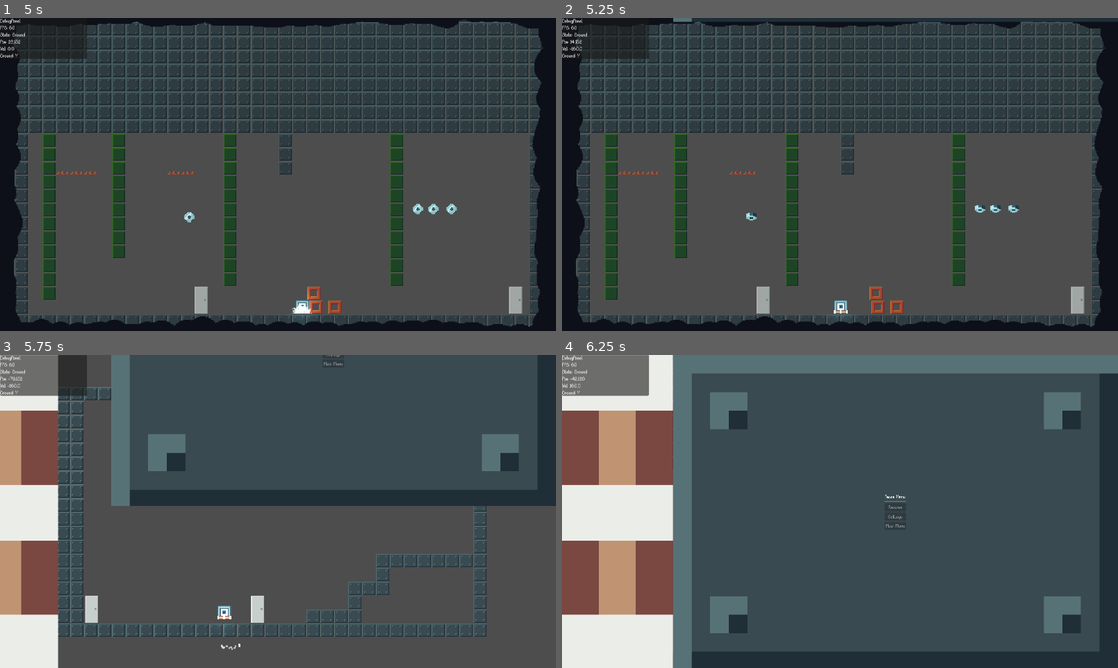
Above: before the commit, frames 1-4 (two rows, left to right).
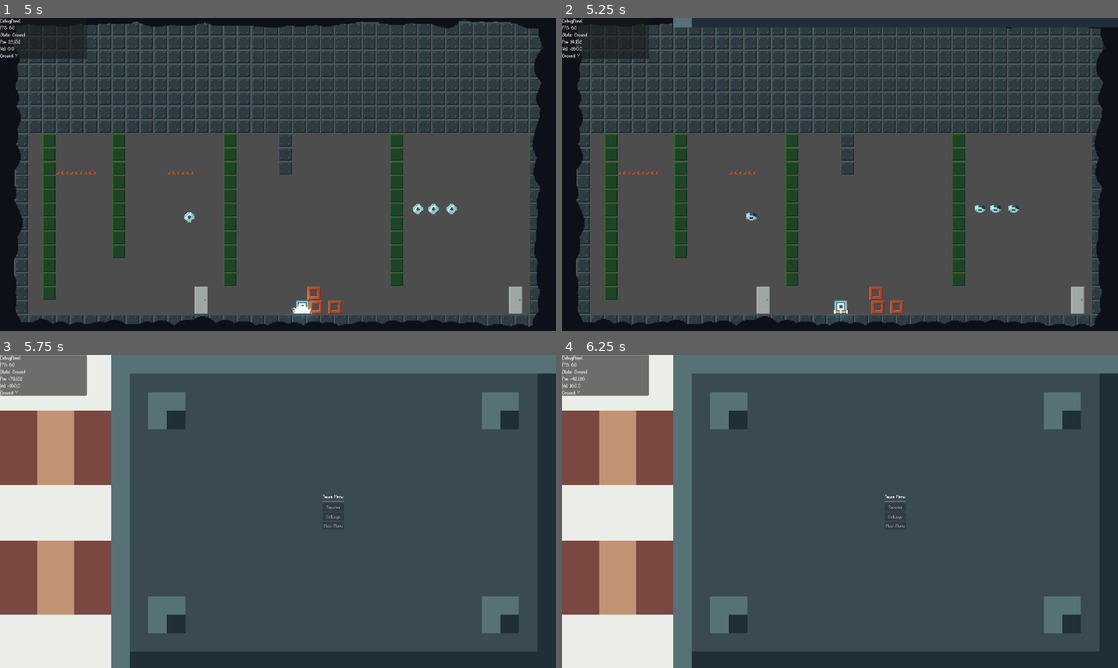
Above: after the commit, the same moments.

Repository: LeZellus/pistonprecision
Game: Godot game, scene res://scenes/worlds/MainScene.tscn
Two runs of this game, one before a commit and one after it. Both use one fixed random seed, a clock stepped at 60 frames per second and the inputs below.
Inputs:
- Up to frame 1 (5 s): click "Play" at 0.5 s; tap Enter at 1.25 s; hold D (move_right) 1.28-2.78 s; tap Space (jump) at 1.52, 2.27, 3.77, 4.52 s; hold A (move_left) 2.78-3.53 s; hold D (move_right) from 3.53 s (still down); tap Escape (ui_cancel) at 4.9 s
- Up to frame 2 (5.25 s): release D (move_right) at 5.03 s; hold A (move_left) from 5.03 s (still down)
- Up to frame 3 (5.75 s): keep holding A (move_left); tap Space (jump) at 5.27 s
- Up to frame 4 (6.25 s): release A (move_left) at 5.78 s; hold D (move_right) from 5.78 s (still down)

Frame 1 is identical in both runs. In frame 2, 0.8% of the frame differs, in the area x 20-100%, y 1-4%; in frame 3, 35%, in the area x 0-100%, y 0-100%; in frame 4, 0.2%.

Commit message:
improve pause menu

Diff:
--- a/scripts/core/game/GameLevel.gd
+++ b/scripts/core/game/GameLevel.gd
@@ -1,4 +1,4 @@
-# scripts/GameLevel.gd
+# scripts/core/game/GameLevel.gd - VERSION COMPLÈTE SANS RÉCURSION
 extends Node2D
 
 @export var starting_world: WorldData
@@ -22,11 +22,11 @@
 		settings_menu.back_requested.connect(_show_main_menu)
 
 	if pause_menu:
-		pause_menu.resume_requested.connect(_resume_game)
+		# 🔧 CONNEXION UNIQUE - pas de récursion
+		pause_menu.resume_requested.connect(_on_pause_resume_requested)
 		pause_menu.settings_requested.connect(_show_settings_from_pause)
 		pause_menu.menu_requested.connect(_return_to_main_menu)
 
-	# Commencer par le menu principal
 	_show_main_menu()
 
 func _input(event):
@@ -39,6 +39,85 @@
 		   (settings_menu and settings_menu.visible) or \
 		   (pause_menu and pause_menu.visible)
 
+# === GESTION PAUSE SANS RÉCURSION ===
+func _pause_game():
+	if not game_started:
+		return
+
+	if pause_menu:
+		pause_menu.show_pause()
+		if menu_layer:
+			menu_layer.visible = true
+
+func _on_pause_resume_requested():
+	"""Appelé UNE SEULE FOIS par le signal du PauseMenu"""
+	print("🔄 GameLevel: Resume demandé par PauseMenu")
+
+	# Cacher le menu layer si aucun autre menu visible
+	if not _any_menu_visible():
+		if menu_layer:
+			menu_layer.visible = false
+
+	# Le PauseMenu a déjà géré get_tree().paused = false
+
+func _show_settings_from_pause():
+	if pause_menu:
+		pause_menu.visible = false
+	if settings_menu:
+		settings_menu.visible = true
+
+func _return_to_main_menu():
+	if pause_menu:
+		pause_menu.hide_pause()  # Sans signal
+	return_to_menu()
+
+# === DÉMARRAGE DU JEU ===
+func _start_game():
+	"""Démarre le jeu avec gestion des checkpoints"""
+	print("Démarrage du jeu...")
+	game_started = true
+
+	_hide_all_menus()
+
+	var game_manager = get_node_or_null("/root/GameManager")
+	if game_manager and game_manager.has_method("change_state"):
+		if "GameState" in game_manager:
+			game_manager.change_state(game_manager.GameState.PLAYING)
+
+	if not starting_world:
+		push_error("Aucun monde de départ défini!")
+		return
+
+	# Vérifier s'il y a un checkpoint sauvegardé
+	if game_manager and game_manager.has_checkpoint():
+		var saved_room = game_manager.get_last_room_id()
+		var saved_door = game_manager.get_last_door_id()
+
+		print("GameLevel: Checkpoint trouvé! Spawn sur door '%s' dans room '%s'" % [saved_door, saved_room])
+		await _start_at_checkpoint(saved_room, saved_door)
+	else:
+		print("GameLevel: Pas de checkpoint, spawn au starting_room '%s'" % starting_room)
+		await _start_at_beginning()
+
+	print("=== Jeu initialisé et prêt ===")
+
+func _start_at_checkpoint(room_id: String, door_id: String):
+	"""Démarre le jeu au checkpoint sauvegardé"""
+	await SceneManager.load_world_with_player(starting_world, room_id)
+
+	# Attendre que le joueur soit créé et la room chargée
+	await get_tree().process_frame
+
+	# Spawner sur la door spécifique
+	var scene_manager = get_node_or_null("/root/SceneManager")
+	if scene_manager:
+		await scene_manager._spawn_at_door(door_id)
+
+func _start_at_beginning():
+	"""Démarre le jeu normalement (nouveau jeu)"""
+	await SceneManager.load_world_with_player(starting_world, starting_room)
+
+# === GESTION DES MENUS ===
 func _show_main_menu():
 	game_started = false
 	if menu_layer:
@@ -61,51 +140,6 @@
 	if settings_menu:
 		settings_menu.visible = true
 
-func _start_game():
-	"""CORRECTION: Utilise le checkpoint sauvegardé au démarrage"""
-	print("Démarrage du jeu...")
-	game_started = true
-
-	_hide_all_menus()
-
-	var game_manager = get_node_or_null("/root/GameManager")
-	if game_manager and game_manager.has_method("change_state"):
-		if "GameState" in game_manager:
-			game_manager.change_state(game_manager.GameState.PLAYING)
-
-	if not starting_world:
-		push_error("Aucun monde de départ défini!")
-		return
-
-	# NOUVEAU: Vérifier s'il y a un checkpoint sauvegardé
-	if game_manager and game_manager.has_checkpoint():
-		var saved_room = game_manager.get_last_room_id()
-		var saved_door = game_manager.get_last_door_id()
-
-		print("GameLevel: Checkpoint trouvé! Spawn sur door '%s' dans room '%s'" % [saved_door, saved_room])
-		await _start_at_checkpoint(saved_room, saved_door)
-	else:
-		print("GameLevel: Pas de checkpoint, spawn au starting_room '%s'" % starting_room)
-		await _start_at_beginning()
-
-	print("=== Jeu initialisé et prêt ===")
-
-func _start_at_checkpoint(room_id: String, door_id: String):
-	"""NOUVEAU: Démarre le jeu au checkpoint sauvegardé"""
-	await SceneManager.load_world_with_player(starting_world, room_id)
-
-	# Attendre que le joueur soit créé et la room chargée
-	await get_tree().process_frame
-
-	# Spawner sur la door spécifique
-	var scene_manager = get_node_or_null("/root/SceneManager")
-	if scene_manager:
-		await scene_manager._spawn_at_door(door_id)
-
-func _start_at_beginning():
-	"""Démarre le jeu normalement (nouveau jeu)"""
-	await SceneManager.load_world_with_player(starting_world, starting_room)
-
 func _hide_all_menus():
 	if menu_layer:
 		menu_layer.visible = false
@@ -116,39 +150,10 @@
 	if pause_menu:
 		pause_menu.visible = false
 
-# === GESTION DE LA PAUSE ===
-func _pause_game():
-	if not game_started:
-		return
-
-	if pause_menu:
-		pause_menu.show_pause()
-		if menu_layer:
-			menu_layer.visible = true
-
-func _resume_game():
-	if pause_menu:
-		pause_menu.hide_pause()
-	if not _any_menu_visible():
-		if menu_layer:
-			menu_layer.visible = false
-
-func _show_settings_from_pause():
-	if pause_menu:
-		pause_menu.visible = false
-	if settings_menu:
-		settings_menu.visible = true
-
-func _return_to_main_menu():
-	if pause_menu:
-		pause_menu.hide_pause()
-	return_to_menu()
-
 func return_to_menu():
 	print("Retour au menu...")
 	game_started = false
 
-	# Nettoyer le SceneManager (qui détruira aussi le joueur)
 	SceneManager.cleanup_world()
 
 	var game_manager = get_node_or_null("/root/GameManager")
--- a/scripts/ui/menus/PauseMenu.gd
+++ b/scripts/ui/menus/PauseMenu.gd
@@ -1,57 +1,61 @@
-# scripts/ui/menus/PauseMenu.gd - VERSION AVEC RÉFÉRENCES DIRECTES
+# scripts/ui/menus/PauseMenu.gd - VERSION CORRIGÉE
 extends Control
 
 signal resume_requested
 signal settings_requested
 signal menu_requested
 
-@onready var resume_button: Button = %ResumeButton
-@onready var settings_button: Button = %SettingsButton
-@onready var menu_button: Button = %MenuButton
+# === RÉFÉRENCES UI DIRECTES ===
+@onready var resume_button: Button = $CanvasLayer/RockSprite/CenterContainer/VBoxContainer/ResumeButton
+@onready var settings_button: Button = $CanvasLayer/RockSprite/CenterContainer/VBoxContainer/SettingsButton
+@onready var menu_button: Button = $CanvasLayer/RockSprite/CenterContainer/VBoxContainer/MenuButton
 
-# === RÉFÉRENCE DIRECTE À LA TRANSITION (plus d'autoload!) ===
-@onready var transition_manager: Node = $CanvasLayer  # Ou le nom que tu as donné à ton instance
+# === TRANSITION MANAGER ===
+@onready var transition_manager: Node = $CanvasLayer
 
 var is_transitioning: bool = false
 
 func _ready():
-	# Connecter les boutons
-	resume_button.pressed.connect(_on_resume_pressed)
-	settings_button.pressed.connect(_on_settings_pressed)
-	menu_button.pressed.connect(_on_menu_pressed)
+	# IMPORTANT: Permettre le traitement pendant la pause
+	process_mode = Node.PROCESS_MODE_ALWAYS
 
-	# Connecter les signaux de transition directement
+	# Connecter les boutons avec vérification
+	if resume_button: resume_button.pressed.connect(_on_resume_pressed)
+	if settings_button: settings_button.pressed.connect(_on_settings_pressed)
+	if menu_button: menu_button.pressed.connect(_on_menu_pressed)
+
+	# Connecter les signaux de transition
 	if transition_manager:
 		transition_manager.pause_animation_complete.connect(_on_pause_transition_complete)
 		transition_manager.resume_animation_complete.connect(_on_resume_transition_complete)
 
+	# Commencer caché
+	visible = false
+
 func _input(event):
-	# Échap pour fermer la pause SEULEMENT si pas en transition
+	# Échap pour fermer SEULEMENT si visible et pas en transition
 	if event.is_action_pressed("ui_cancel") and visible and not is_transitioning:
 		_on_resume_pressed()
 
 func _on_resume_pressed():
 	if is_transitioning:
 		return
-
 	print("Reprendre le jeu avec transition")
 	_start_resume_transition()
 
 func _on_settings_pressed():
 	if is_transitioning:
 		return
-
 	print("Paramètres depuis la pause")
 	settings_requested.emit()
 
 func _on_menu_pressed():
 	if is_transitioning:
 		return
-
 	print("Retour au menu principal")
 	menu_requested.emit()
 
-# === MÉTHODES AVEC TRANSITION (références directes) ===
+# === MÉTHODES PUBLIQUES ===
 func show_pause():
 	"""Affiche le menu pause avec transition"""
 	if is_transitioning:
@@ -60,15 +64,20 @@
 	visible = true
 	_disable_buttons()
 
-	# Démarrer la transition via référence directe
 	if transition_manager:
 		is_transitioning = true
 		transition_manager.start_pause_transition()
 	else:
 		_complete_pause_show()
 
+func hide_pause():
+	"""Cache le menu pause"""
+	visible = false
+	get_tree().paused = false
+	resume_requested.emit()
+
+# === TRANSITIONS ===
 func _start_resume_transition():
-	"""Démarre l'animation de reprise"""
 	if not transition_manager:
 		hide_pause()
 		return
@@ -78,35 +87,27 @@
 	transition_manager.start_resume_transition()
 
 func _on_pause_transition_complete():
-	"""Appelé quand l'animation de pause est terminée"""
 	print("✅ Animation pause terminée - menu actif")
 	is_transitioning = false
 	_complete_pause_show()
 
 func _on_resume_transition_complete():
-	"""Appelé quand l'animation de reprise est terminée"""
 	print("✅ Animation reprise terminée")
 	is_transitioning = false
 	hide_pause()
 
 func _complete_pause_show():
-	"""Termine l'affichage du menu pause"""
+	"""Active les boutons et pause le jeu"""
 	_enable_buttons()
 	get_tree().paused = true
 
-func hide_pause():
-	"""Cache le menu pause"""
-	visible = false
-	get_tree().paused = false
-	resume_requested.emit()
-
-# === GESTION DES BOUTONS ===
+# === UTILITAIRES ===
 func _disable_buttons():
-	resume_button.disabled = true
-	settings_button.disabled = true
-	menu_button.disabled = true
+	if resume_button: resume_button.disabled = true
+	if settings_button: settings_button.disabled = true
+	if menu_button: menu_button.disabled = true
 
 func _enable_buttons():
-	resume_button.disabled = false
-	settings_button.disabled = false
-	menu_button.disabled = false
+	if resume_button: resume_button.disabled = false
+	if settings_button: settings_button.disabled = false
+	if menu_button: menu_button.disabled = false
--- a/scripts/ui/transitions/PauseTransitionManager.gd
+++ b/scripts/ui/transitions/PauseTransitionManager.gd
@@ -1,10 +1,9 @@
-# scripts/ui/transitions/PauseTransitionManager.gd
-extends Node
+# scripts/ui/transitions/PauseTransitionManager.gd - VERSION CORRIGÉE
+extends CanvasLayer
 
-# === RÉFÉRENCES AUX SPRITES ===
-var rock_sprite: Sprite2D
-var piston_sprite: Sprite2D
-var canvas_layer: CanvasLayer
+# === RÉFÉRENCES AUX SPRITES (directes) ===
+@onready var rock_sprite: Sprite2D = $RockSprite
+@onready var piston_sprite: Sprite2D = $PistonSprite
 
 # === ANIMATION STATE ===
 var current_tween: Tween
@@ -15,7 +14,7 @@
 signal pause_animation_complete
 signal resume_animation_complete
 
-# === CONSTANTS (IDENTIQUES À DEATH TRANSITION) ===
+# === CONSTANTS ===
 const SCREEN_WIDTH = 1920
 const SCREEN_HEIGHT = 1080
 const PISTON_HEAD_WIDTH = 384
@@ -24,20 +23,16 @@
 const ROCK_SIZE = Vector2(1536, 1080)
 const PISTON_SIZE = Vector2(1080, 1080)
 
-# === TIMING (IDENTIQUE À DEATH TRANSITION) ===
-const ROCK_FALL_TIME = 1.0
-const PISTON_DELAY = 0.5
-const PISTON_SLIDE_TIME = 1.0
-const CRUSH_DELAY = 0.5
+# === TIMING ===
+const ROCK_FALL_TIME = 0.8
+const PISTON_DELAY = 0.3
+const PISTON_SLIDE_TIME = 0.6
+const CRUSH_DELAY = 0.2
 
 func _ready():
-	# Plus de setup d'autoload, juste références aux sprites
-	_setup_sprite_references()
-	call_deferred("_init_sprites")
-
-func _setup_sprite_references():
-	rock_sprite = $RockSprite
-	piston_sprite = $PistonSprite
+	# IMPORTANT: Process pendant la pause
+	process_mode = Node.PROCESS_MODE_ALWAYS
+	_init_sprites()
 
 func _init_sprites():
 	if not rock_sprite or not piston_sprite:
@@ -45,17 +40,14 @@
 		return
 
 	# POSITIONS INVERSÉES par rapport à death transition
-	# Rocher : tombe à DROITE de l'écran
 	rock_sprite.position = Vector2(SCREEN_WIDTH - (ROCK_SIZE.x / 2), -ROCK_SIZE.y / 2)
 	rock_sprite.visible = false
 
-	# Piston : arrive de la GAUCHE
 	piston_sprite.position = Vector2(-PISTON_TOTAL_WIDTH, SCREEN_HEIGHT / 2)
 	piston_sprite.visible = false
 
-# === ANIMATION PAUSE (COMME DEATH MAIS SANS CRUSH) ===
+# === ANIMATION PAUSE ===
 func start_pause_transition():
-	"""Rocher tombe à droite, piston arrive de gauche - S'ARRÊTE en position"""
 	if is_animating:
 		return
 
@@ -68,31 +60,29 @@
 
 func _setup_sprites_for_pause():
 	rock_sprite.visible = true
-	rock_sprite.position.x = SCREEN_WIDTH - (ROCK_SIZE.x / 2)  # À droite
-	rock_sprite.position.y = -ROCK_SIZE.y / 2  # En haut
+	rock_sprite.position.x = SCREEN_WIDTH - (ROCK_SIZE.x / 2)
+	rock_sprite.position.y = -ROCK_SIZE.y / 2
 
 	piston_sprite.visible = true
-	piston_sprite.position.x = -PISTON_TOTAL_WIDTH  # À gauche hors écran
+	piston_sprite.position.x = -PISTON_TOTAL_WIDTH
 
 func _animate_pause_fall():
-	"""Identique à death transition : rocher tombe, piston arrive"""
 	current_tween = create_tween()
 
-	# PHASE 1: Rocher tombe (identique à death)
+	# Rocher tombe
 	var final_rock_y = SCREEN_HEIGHT / 2
 	current_tween.tween_property(rock_sprite, "position:y", final_rock_y, ROCK_FALL_TIME)\
 		.set_ease(Tween.EASE_IN).set_trans(Tween.TRANS_QUART)
 	current_tween.tween_callback(func(): AudioManager.play_sfx("ui/transition/impact", 0.8))
 
-	# PHASE 2: Piston arrive en parallèle (après délai)
+	# Piston arrive
 	get_tree().create_timer(PISTON_DELAY).timeout.connect(_animate_piston_arrival)
 
-	# FIN: S'arrête ici (pas de crush)
+	# Fin
 	var total_time = ROCK_FALL_TIME + PISTON_SLIDE_TIME + PISTON_DELAY
 	get_tree().create_timer(total_time).timeout.connect(_on_pause_sequence_complete)
 
 func _animate_piston_arrival():
-	"""Piston arrive de gauche et se positionne"""
 	var final_piston_x = _calculate_piston_position_left()
 
 	var piston_tween = create_tween()
@@ -100,7 +90,6 @@
 		.set_ease(Tween.EASE_OUT).set_trans(Tween.TRANS_QUART)
 
 func _calculate_piston_position_left() -> float:
-	"""Position du piston À GAUCHE du rocher (inverse de death)"""
 	var rock_x = SCREEN_WIDTH - (ROCK_SIZE.x / 2)
 	var rock_left_edge = rock_x - (ROCK_SIZE.x / 2)
 	var head_center_x = rock_left_edge - (PISTON_HEAD_WIDTH / 2)
@@ -108,76 +97,63 @@
 	return head_center_x - sprite_center_offset
 
 func _on_pause_sequence_complete():
-	"""Pause établie - éléments en position"""
 	is_animating = false
 	is_paused = true
-	print("✅ Transition pause terminée - éléments en place")
+	print("✅ Transition pause terminée")
 	pause_animation_complete.emit()
 
-# === ANIMATION RESUME (AVEC CRUSH COMME DEATH) ===
+# === ANIMATION RESUME ===
 func start_resume_transition():
-	"""Animation de crush identique à death transition"""
 	if is_animating or not is_paused:
 		return
 
 	print("🎬 Démarrage transition reprise")
 	is_animating = true
 	_cleanup_previous_transition()
-
 	_animate_crush_sequence()
 
 func _animate_crush_sequence():
-	"""IDENTIQUE à death transition : recul -> frappe -> éjection"""
 	var crush_tween = create_tween()
 	var current_piston_x = piston_sprite.position.x
-	var recoil_position = current_piston_x - 100  # Recul vers la gauche
-	var final_exit_piston = -PISTON_SIZE.x  # Sort par la gauche
-	var final_exit_rock = SCREEN_WIDTH + ROCK_SIZE.x  # Sort par la droite
+	var recoil_position = current_piston_x - 100
+	var final_exit_piston = -PISTON_SIZE.x
+	var final_exit_rock = SCREEN_WIDTH + ROCK_SIZE.x
 
-	# PHASE 1: Recul de préparation
-	crush_tween.tween_property(piston_sprite, "position:x", recoil_position, 0.3)\
+	# Recul
+	crush_tween.tween_property(piston_sprite, "position:x", recoil_position, 0.2)\
 		.set_ease(Tween.EASE_OUT).set_trans(Tween.TRANS_BACK)
 
-	# PHASE 2: Frappe + son
+	# Frappe
 	crush_tween.tween_callback(func(): AudioManager.play_sfx("ui/transition/smash", 0.8))
-	crush_tween.tween_property(piston_sprite, "position:x", current_piston_x, 0.15)\
+	crush_tween.tween_property(piston_sprite, "position:x", current_piston_x, 0.1)\
 		.set_ease(Tween.EASE_IN).set_trans(Tween.TRANS_QUART)
 
-	# PHASE 3: Pause
-	crush_tween.tween_interval(0.4)
+	# Pause
+	crush_tween.tween_interval(0.2)
 
-	# PHASE 4: Éjection rocher vers la droite
-	crush_tween.tween_property(rock_sprite, "position:x", final_exit_rock, 0.8)\
+	# Éjection
+	crush_tween.tween_property(rock_sprite, "position:x", final_exit_rock, 0.5)\
 		.set_ease(Tween.EASE_OUT).set_trans(Tween.TRANS_QUART)
-	# Rebond vertical
-	crush_tween.parallel().tween_property(rock_sprite, "position:y", SCREEN_HEIGHT / 2 - 50, 0.4)\
-		.set_ease(Tween.EASE_OUT).set_trans(Tween.TRANS_QUAD)
-	crush_tween.parallel().tween_property(rock_sprite, "position:y", SCREEN_HEIGHT / 2 + 20, 0.4)\
-		.set_ease(Tween.EASE_IN).set_trans(Tween.TRANS_QUAD)
-
-	# PHASE 5: Piston repart vers la gauche
-	crush_tween.parallel().tween_property(piston_sprite, "position:x", final_exit_piston, 0.6)\
+	crush_tween.parallel().tween_property(piston_sprite, "position:x", final_exit_piston, 0.4)\
 		.set_ease(Tween.EASE_IN).set_trans(Tween.TRANS_QUART)
 
 	crush_tween.tween_callback(_on_resume_sequence_complete)
 
 func _on_resume_sequence_complete():
-	"""Resume terminé"""
 	_hide_all_sprites()
 	is_animating = false
 	is_paused = false
 	print("✅ Transition reprise terminée")
 	resume_animation_complete.emit()
 
+# === UTILITAIRES ===
 func _cleanup_previous_transition():
 	if current_tween and current_tween.is_valid():
 		current_tween.kill()
 
 func _hide_all_sprites():
-	if rock_sprite:
-		rock_sprite.visible = false
-	if piston_sprite:
-		piston_sprite.visible = false
+	if rock_sprite: rock_sprite.visible = false
+	if piston_sprite: piston_sprite.visible = false
 
 # === API PUBLIQUE ===
 func is_pause_active() -> bool:
